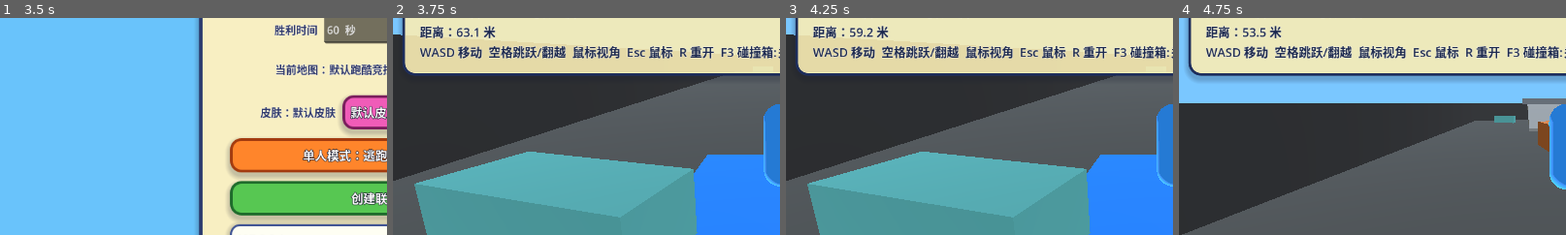
Above: before the commit, frames 1-4 (left to right).
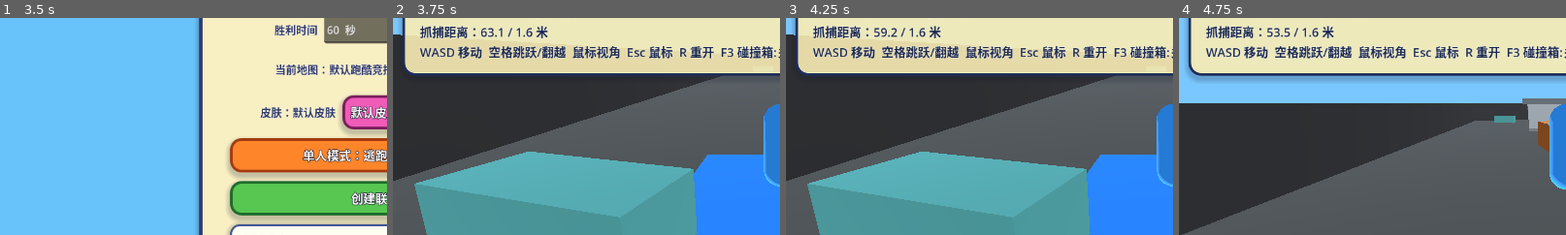
Above: after the commit, the same moments.

Repository: Kevin114514/ParkourTagGodot
Game: Godot game, scene res://scenes/main.tscn
Same seed, same stepped clock (60 frames per second), same inputs: the game is played once before the commit and once after it.
Inputs (mouse positions are % of the whole screen's width and height, from its top left):
- Up to frame 1 (3.5 s): click "选择官方地图" at 0.5 s; click "使用选中地图" at 1.25 s; click "默认皮肤" at 2 s; click "刷新皮肤" at 2.75 s
- Up to frame 2 (3.75 s): click "单人模式：逃跑者 VS AI 抓人者" at 3.5 s
- Up to frame 3 (4.25 s): no input
- Up to frame 4 (4.75 s): tap Enter at 4.25 s; move the mouse to (55, 50) at 4.27 s; hold W (move_forward) from 4.28 s (still down); click (55, 50) at 4.35 s; tap Space (jump) at 4.52 s
The pictures show only the part of the screen within x 0-50%, y 28-78%; the shares and areas given below are measured in that part.

Frame 1 is identical in both runs. In frame 2, 1.0% of the frame differs, in the area x 7-41%, y 3-10%; in frame 3, 1.0%; in frame 4, 1.0%.

Commit message:
Add click-to-catch mechanic

Diff:
--- a/scripts/game.gd
+++ b/scripts/game.gd
@@ -9,6 +9,10 @@
 const DEFAULT_MAP_PATH = "res://maps/default_arena.json"
 const USER_MAP_PATH = "user://maps/current_map.json"
 const MULTIPLAYER_RESULT_DELAY := 3.0
+const CATCH_RANGE := 1.6
+const CATCH_AIM_DOT := 0.92
+const AI_CATCH_COOLDOWN := 0.45
+const CATCH_ORIGIN_TOLERANCE := 2.2
 const OFFICIAL_MAPS = [
 	{
 		"name": "默认跑酷竞技场",
@@ -53,6 +57,7 @@
 var map_page_controls: Array[Control] = []
 var time_alive := 0.0
 var caught := false
+var ai_catch_cooldown := 0.0
 var game_mode := "title"
 var network_started := false
 var remote_peer_id := 0
@@ -127,28 +132,29 @@
 		return
 
 	time_alive += delta
+	ai_catch_cooldown = maxf(ai_catch_cooldown - delta, 0.0)
 	var catch_offset: Vector3 = player.global_position - tagger.global_position
-	var vertical_distance: float = absf(catch_offset.y)
 	catch_offset.y = 0.0
 	var distance: float = catch_offset.length()
 	var mode_text := "单人模式" if game_mode == "single" else "联机一打一：" + _local_role_text()
 	var controls_text := "WASD 移动  空格跳跃/翻越  鼠标视角  Esc 鼠标  R 重开  F3 碰撞箱:%s" % ["开" if debug_mode else "关"]
+	if _local_is_tagger():
+		controls_text += "  左键抓人"
 	if game_mode == "single":
 		controls_text += "  Q 回标题"
 	else:
 		controls_text += "  Q 退出房间"
-	hud_label.text = "%s\n地图：%s\n皮肤：%s\n逃跑时间：%05.2f / %d 秒\n抓人者速度：7.8  逃跑者速度：7.0\n距离：%04.1f 米\n%s" % [mode_text, map_name, selected_skin_name, time_alive, int(win_time_seconds), distance, controls_text]
+	hud_label.text = "%s\n地图：%s\n皮肤：%s\n逃跑时间：%05.2f / %d 秒\n抓人者速度：7.8  逃跑者速度：7.0\n抓捕距离：%04.1f / %.1f 米\n%s" % [mode_text, map_name, selected_skin_name, time_alive, int(win_time_seconds), distance, CATCH_RANGE, controls_text]
 
 	if (game_mode == "single" or game_mode == "host") and time_alive >= win_time_seconds:
 		_on_runner_survived()
 		return
 
+	if _local_is_tagger() and Input.is_action_just_pressed("catch_attack") and Input.get_mouse_mode() == Input.MOUSE_MODE_CAPTURED:
+		_request_local_catch_attempt()
+
 	if game_mode == "single":
-		if distance <= 1.35 and vertical_distance <= 2.25 and _has_clear_catch_line():
-			_on_player_caught()
-	elif game_mode == "host":
-		if distance <= 1.35 and vertical_distance <= 2.25 and _has_clear_catch_line():
-			_on_player_caught()
+		_try_ai_catch_attempt(distance)
 
 func _connect_multiplayer_signals() -> void:
 	multiplayer.peer_connected.connect(Callable(self, "_on_peer_connected"))
@@ -888,6 +894,7 @@
 		return
 	game_mode = "host" if multiplayer.is_server() else "client"
 	caught = false
+	ai_catch_cooldown = 0.0
 	time_alive = 0.0
 	if title_layer != null:
 		title_layer.visible = false
@@ -959,9 +966,65 @@
 		return ("你是抓人者" if host_is_runner else "你是逃跑者") + "，房主按 R 可重开"
 	return ""
 
-func _has_clear_catch_line() -> bool:
-	var from: Vector3 = tagger.global_position + Vector3.UP * 1.0
-	var to: Vector3 = player.global_position + Vector3.UP * 0.8
+func _local_is_tagger() -> bool:
+	if game_mode == "host":
+		return not host_is_runner
+	if game_mode == "client":
+		return host_is_runner
+	return false
+
+func _tagger_peer_id() -> int:
+	if remote_peer_id == 0:
+		return 1
+	return remote_peer_id if host_is_runner else 1
+
+func _request_local_catch_attempt() -> void:
+	if tagger == null or not is_instance_valid(tagger):
+		return
+	var origin: Vector3 = tagger.get_catch_origin() if tagger.has_method("get_catch_origin") else tagger.global_position + Vector3.UP * 1.0
+	var direction: Vector3 = tagger.get_catch_direction() if tagger.has_method("get_catch_direction") else -tagger.global_transform.basis.z
+	if multiplayer.multiplayer_peer != null and not multiplayer.is_server():
+		rpc_id(1, "_rpc_request_catch", origin, direction)
+		return
+	if _validate_catch_attempt(origin, direction, true):
+		_on_player_caught()
+
+@rpc("any_peer", "reliable")
+func _rpc_request_catch(origin: Vector3, direction: Vector3) -> void:
+	if not multiplayer.is_server() or multiplayer.get_remote_sender_id() != _tagger_peer_id() or caught:
+		return
+	if _validate_catch_attempt(origin, direction, true):
+		_on_player_caught()
+
+func _try_ai_catch_attempt(flat_distance: float) -> void:
+	if ai_catch_cooldown > 0.0 or flat_distance > CATCH_RANGE + 0.5:
+		return
+	ai_catch_cooldown = AI_CATCH_COOLDOWN
+	var origin: Vector3 = tagger.global_position + Vector3.UP * 1.0
+	var direction: Vector3 = -tagger.global_transform.basis.z
+	if _validate_catch_attempt(origin, direction, false):
+		_on_player_caught()
+
+func _validate_catch_attempt(origin: Vector3, direction: Vector3, validate_origin: bool) -> bool:
+	if player == null or tagger == null or not is_instance_valid(player) or not is_instance_valid(tagger):
+		return false
+	if direction.length_squared() < 0.001:
+		return false
+	direction = direction.normalized()
+	if validate_origin:
+		var expected_origin: Vector3 = tagger.global_position + Vector3.UP * 1.0
+		if origin.distance_to(expected_origin) > CATCH_ORIGIN_TOLERANCE:
+			return false
+	var target: Vector3 = player.global_position + Vector3.UP * 0.85
+	var to_target: Vector3 = target - origin
+	var distance: float = to_target.length()
+	if distance > CATCH_RANGE or distance < 0.1:
+		return false
+	if direction.dot(to_target.normalized()) < CATCH_AIM_DOT:
+		return false
+	return _has_clear_catch_line(origin, target)
+
+func _has_clear_catch_line(from: Vector3, to: Vector3) -> bool:
 	var query := PhysicsRayQueryParameters3D.create(from, to)
 	query.collision_mask = 1
 	query.exclude = [tagger.get_rid(), player.get_rid()]
@@ -1321,6 +1384,7 @@
 	_bind_key("restart", KEY_R)
 	_bind_key("quit_room", KEY_Q)
 	_bind_key("toggle_debug", KEY_F3)
+	_bind_mouse_button("catch_attack", MOUSE_BUTTON_LEFT)
 
 func _bind_key(action_name: String, keycode: int) -> void:
 	if not InputMap.has_action(action_name):
@@ -1331,3 +1395,13 @@
 	var key := InputEventKey.new()
 	key.keycode = keycode
 	InputMap.action_add_event(action_name, key)
+
+func _bind_mouse_button(action_name: String, button_index: MouseButton) -> void:
+	if not InputMap.has_action(action_name):
+		InputMap.add_action(action_name)
+	for event in InputMap.action_get_events(action_name):
+		if event is InputEventMouseButton and event.button_index == button_index:
+			return
+	var mouse_button := InputEventMouseButton.new()
+	mouse_button.button_index = button_index
+	InputMap.action_add_event(action_name, mouse_button)
--- a/scripts/network_actor.gd
+++ b/scripts/network_actor.gd
@@ -202,6 +202,14 @@
 	camera.position = Vector3(0.0, 0.0, 6.0)
 	camera_pivot.add_child(camera)
 
+func get_catch_origin() -> Vector3:
+	return global_position + Vector3.UP * 1.25
+
+func get_catch_direction() -> Vector3:
+	if camera_pivot != null and is_instance_valid(camera_pivot):
+		return -camera_pivot.global_transform.basis.z.normalized()
+	return -global_transform.basis.z.normalized()
+
 func apply_skin(skin_path: String) -> void:
 	if body_mesh == null or not is_instance_valid(body_mesh):
 		return
Not shown, added: 启动双客户端.bat
